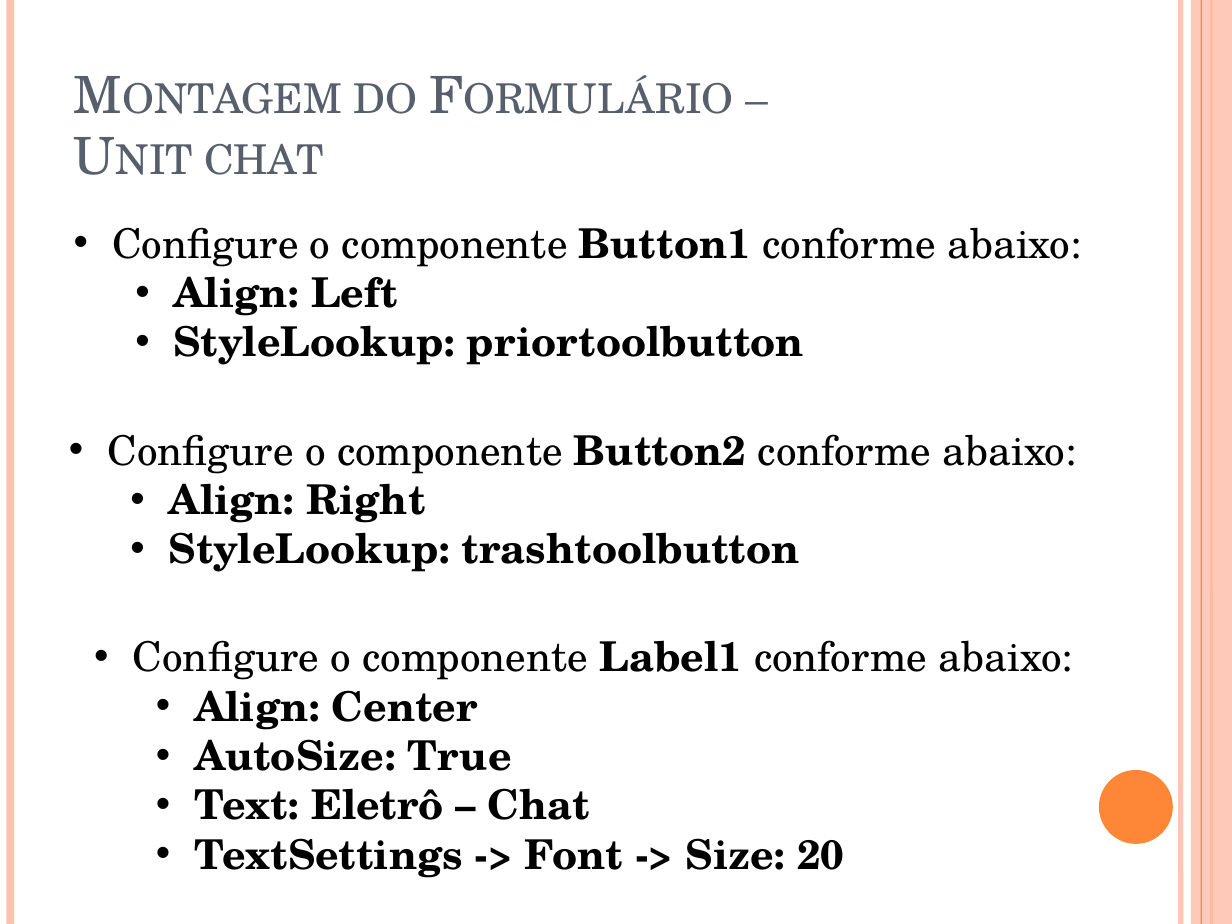
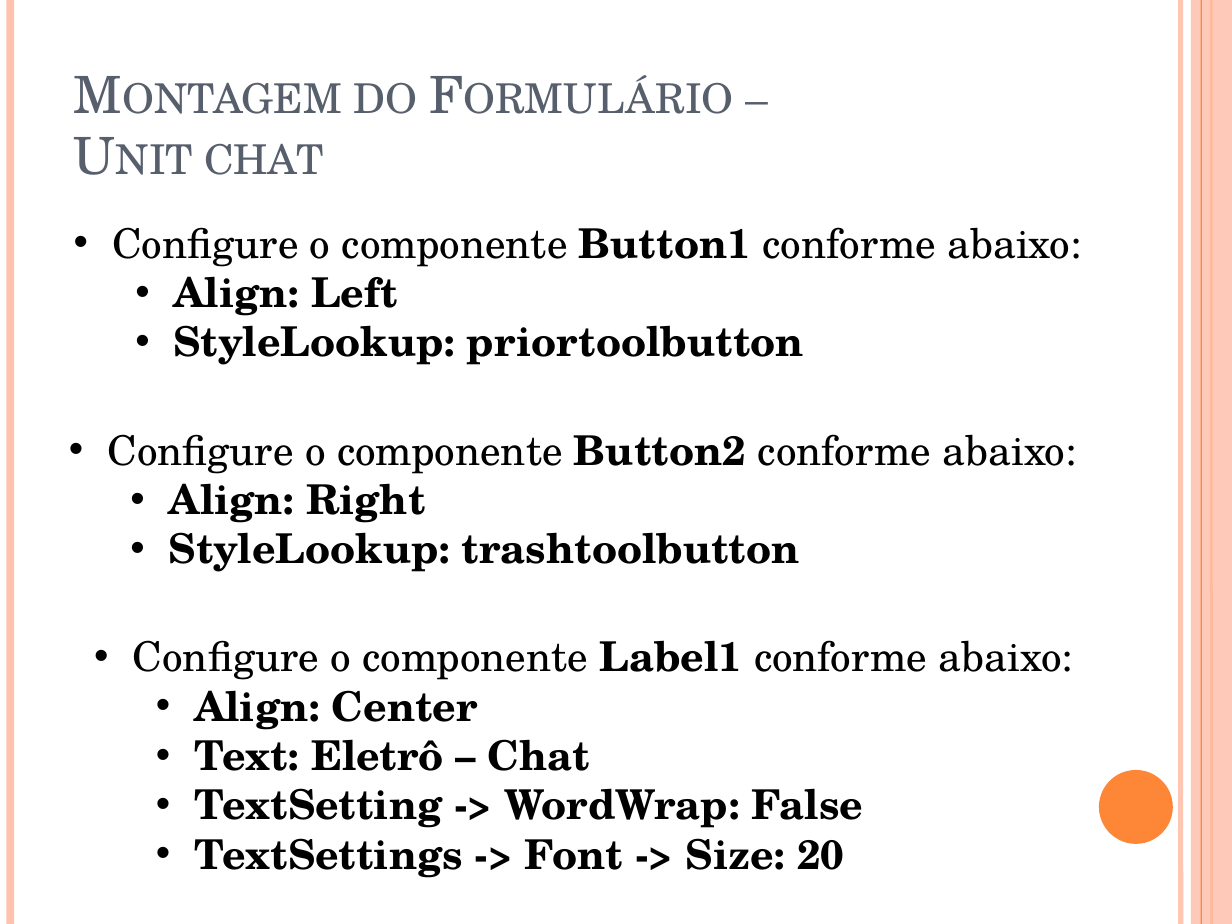
Before and after one commit to igorscandido/Conexao-Bluetooth-usando-Delphi, a slide deck: slide 25 of Stuff/Conexão Bluetooth usando Delphi.pptx. Drawn at 1232x924 pixels with LibreOffice and Linux fonts; fonts in the diff are those of the drawing. Boxes give left, top, right and bottom in pixels: in the first picture for what was removed or moved away, otherwise in the second. Text is boxed around its words. In the diff, an @@ line names an element or a change of style, - is before the commit and + after.

```diff
--- a/Stuff/Conexão Bluetooth usando Delphi.pptx
+++ b/Stuff/Conexão Bluetooth usando Delphi.pptx
@@ text at bbox=[194, 728, 511, 771]: paragraph removed @@
-  • AutoSize: True
@@ text at bbox=[194, 788, 863, 828]: paragraph added @@
+  • TextSetting -> WordWrap: False
```
Also in this commit, not shown: 13 other slides changed, 8 slides added, 23 other files.
